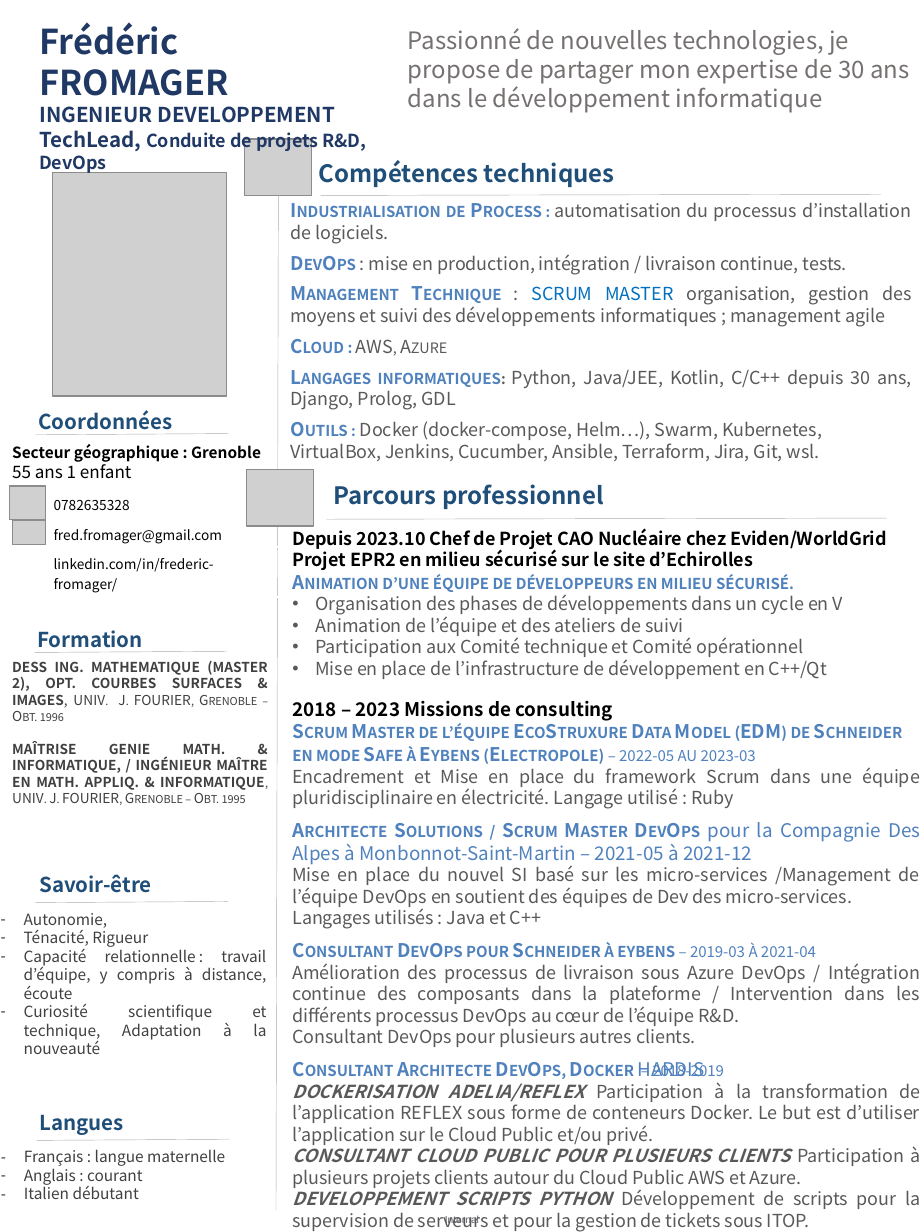
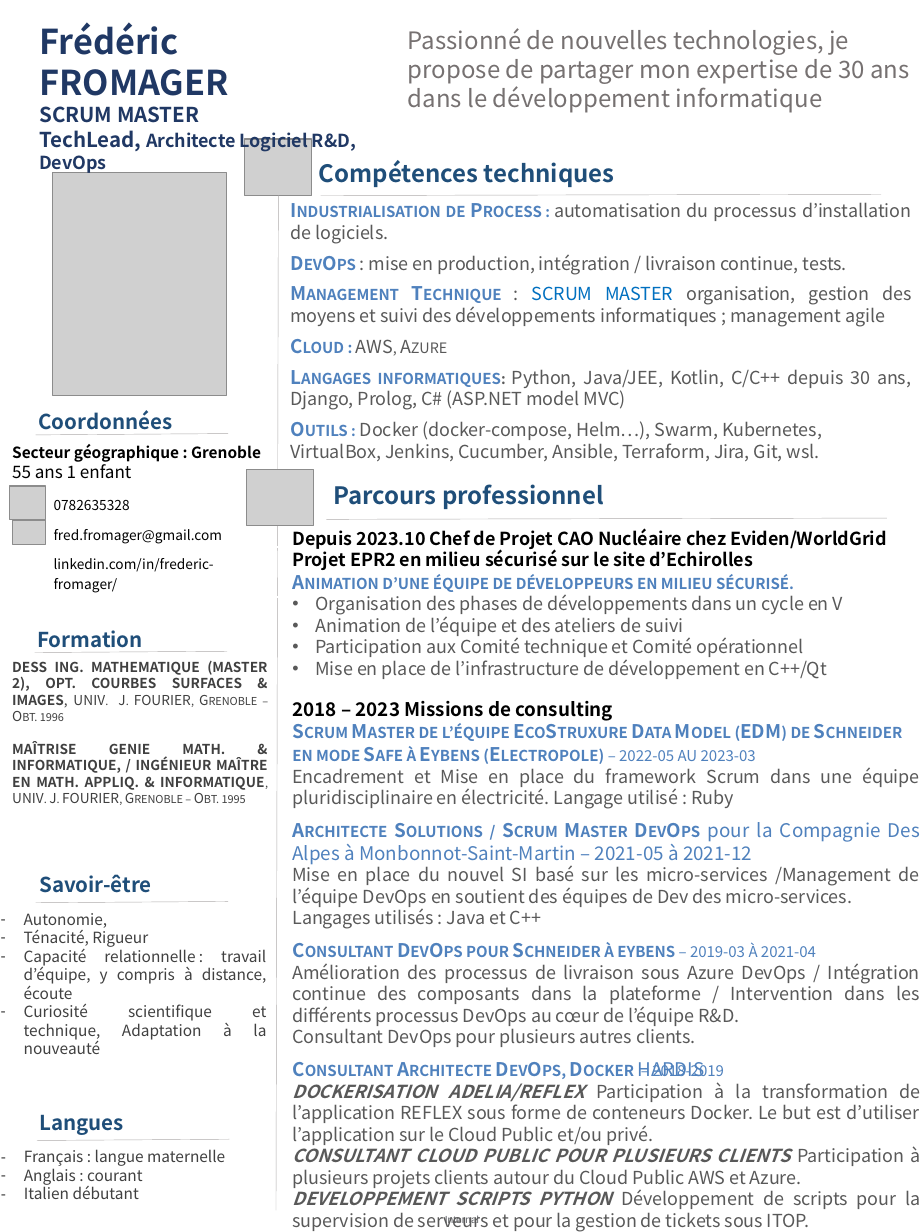
Before and after one commit to Solifred38/cv, a slide deck: slide 1 of CV_FFROMAGER.pptx. Drawn at 924x1232 pixels with LibreOffice and Linux fonts; fonts in the diff are those of the drawing; grey boxes stand for pictures; background and template pictures are left out. Boxes give left, top, right and bottom in pixels: in the first picture for what was removed or moved away, otherwise in the second. Text is boxed around its words. In the diff, an @@ line names an element or a change of style, - is before the commit and + after.

```diff
--- a/CV_FFROMAGER.pptx
+++ b/CV_FFROMAGER.pptx
@@ text at bbox=[39, 106, 356, 153]: text changed; size 12 to 10.5 pt @@
-INGENIEUR DEVELOPPEMENT
-TechLead, Conduite de projets R&D,
+SCRUM MASTER
+TechLead, Architecte Logiciel R&D,
@@ text at bbox=[290, 369, 911, 410]: text changed @@
-Langages informatiques: Python, Java/JEE, Kotlin, C/C++ depuis 30 ans, Django, Prolog, GDL
+Langages informatiques: Python, Java/JEE, Kotlin, C/C++ depuis 30 ans, Django, Prolog, C# (ASP.NET model MVC)
```
Also in this commit, not shown: 1 other slide changed, 1 other file.
